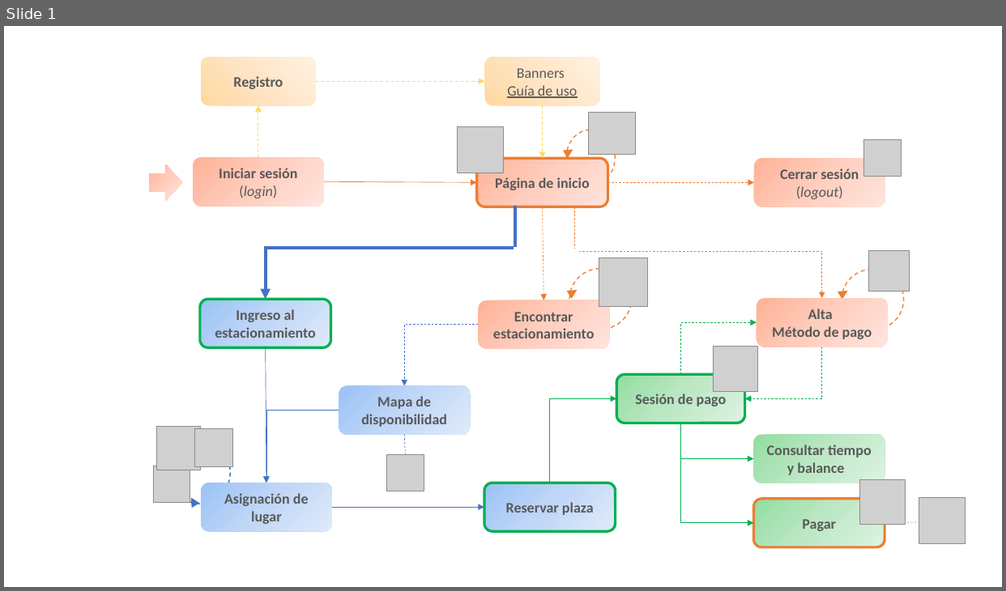
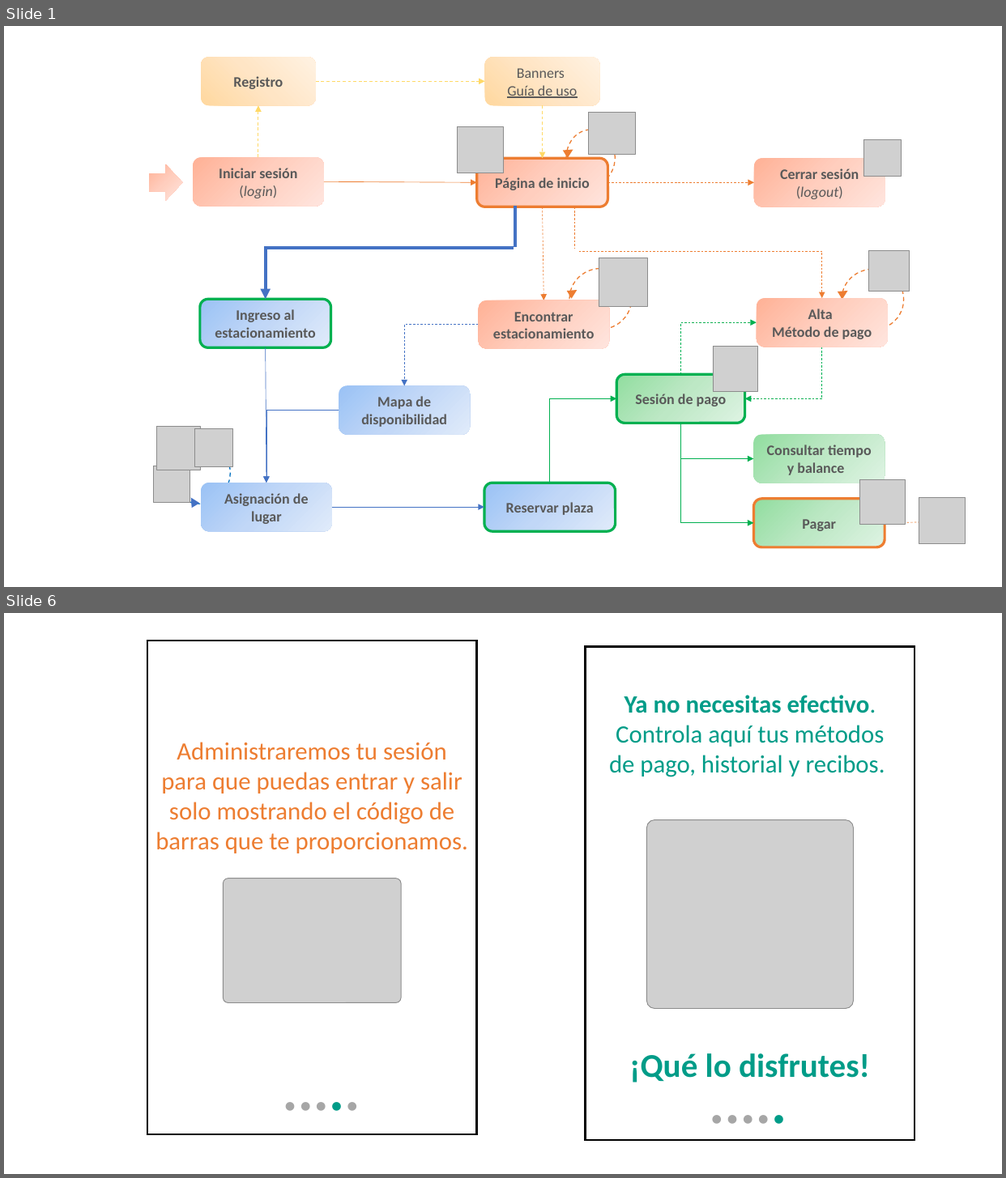
Before and after one commit to ajbeem/iotserver, a slide deck: documentation/MapaNavegacion.pptm. Shown one above the other, each under a label of ours: slide 1 before the commit, slides 1 and 6 after it; the slides between them are not shown. The pictures are 1006x591 and 1006x1178 pixels, drawn with LibreOffice and Linux fonts; fonts in the diff are those of the drawing; grey boxes stand for pictures. Boxes give left, top, right and bottom in pixels: in the first picture for what was removed or moved away, otherwise in the second. Text is boxed around its words. In the diff, an @@ line names an element or a change of style, - is before the commit and + after.

```diff
--- a/documentation/MapaNavegacion.pptm
+++ b/documentation/MapaNavegacion.pptm
@@ slide 6 added at [4,613,1002,1174], background #FFFFFF @@
@@ rectangle added at [108,658,141,663], fill #FFFFFF @@
@@ rectangle added at [115,654,147,658], fill #FFFFFF @@
@@ rectangle added at [147,641,476,1135], fill #FFFFFF, outline #000000 1.75 pt, 24 pt, text #ED7D31 @@
+Administraremos tu sesión para que puedas entrar y salir solo mostrando el código de barras que te proporcionamos.
@@ rounded rectangle added at [174,652,472,1122], 18 pt, text #A6A6A6 @@
+● ● ● ● ●
@@ rectangle added at [586,647,915,1141], fill #FFFFFF, outline #000000 1.75 pt @@
@@ rectangle added at [108,669,141,674], fill #FFFFFF @@
@@ rectangle added at [108,680,141,685], fill #FFFFFF @@
@@ rectangle added at [115,666,147,670], fill #FFFFFF @@
@@ rectangle added at [115,677,147,682], fill #FFFFFF @@
@@ text added at [609,695,885,1083], 24 pt, text #009C88 @@
+Ya no necesitas efectivo. Controla aquí tus métodos de pago, historial y recibos.
+¡Qué lo disfrutes!
+● ● ● ● ●
@@ picture added at [647,820,854,1009] @@
@@ picture added at [224,879,402,1003] @@
@@ slide 1 changed as well @@
@@ line removed from (404, 435) to (405, 455) @@
@@ picture removed at [387,455,424,492] @@
```
Also in this commit, not shown: 6 other slides changed, 11 other slides added.
